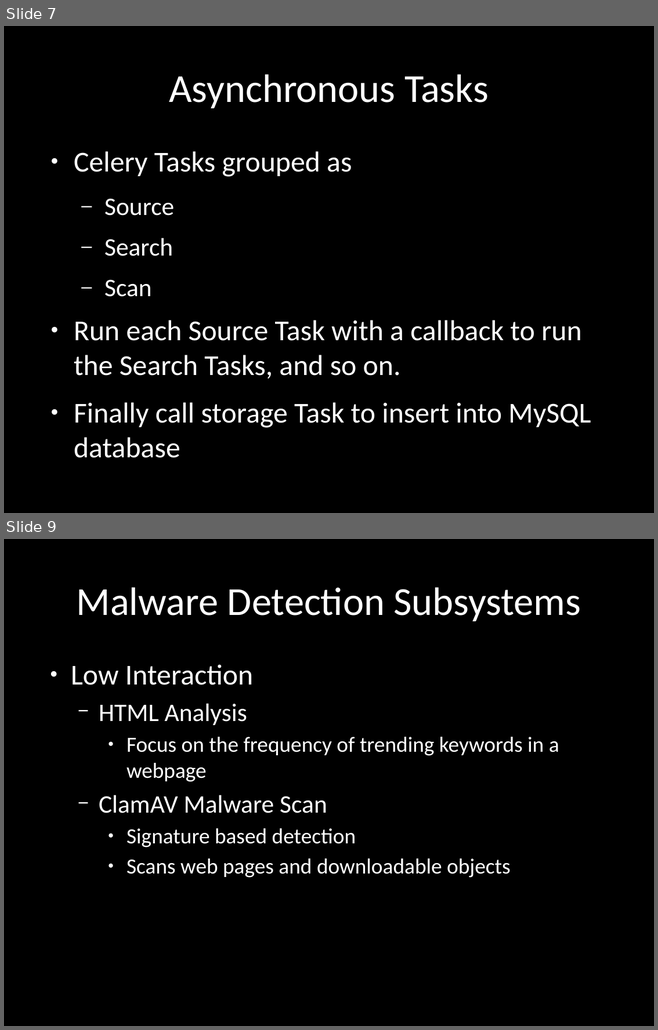
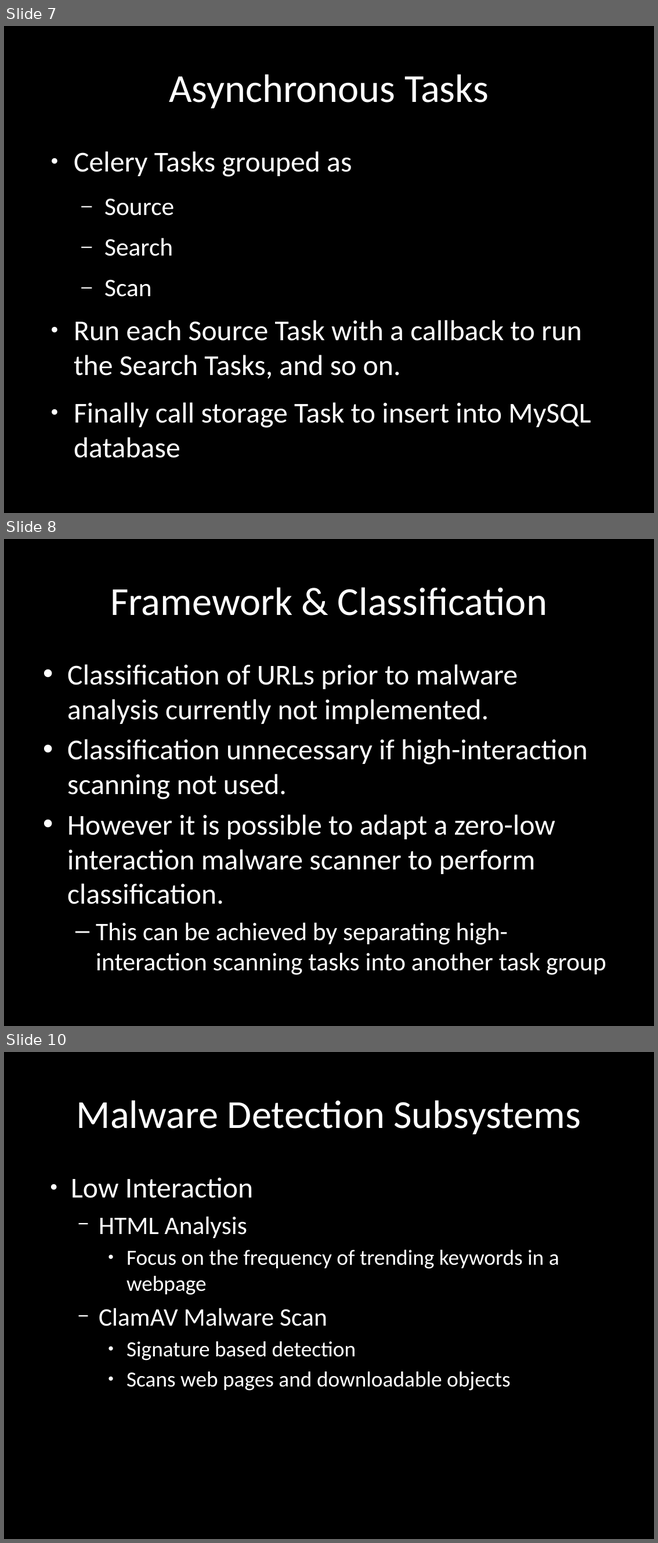
Before and after one commit to chrissorchard/malucrawl, a slide deck: doc/pres3/wk12-progress.pptx. Shown one above the other, each under a label of ours: slides 7 and 9 before the commit, slides 7, 8 and 10 after it; the slides between them are not shown. The pictures are 658x1030 and 658x1543 pixels, drawn with LibreOffice and Linux fonts; fonts in the diff are those of the drawing; background and template pictures are left out. Boxes give left, top, right and bottom in pixels: in the first picture for what was removed or moved away, otherwise in the second. Text is boxed around its words. In the diff, an @@ line names an element or a change of style, - is before the commit and + after.

```diff
--- a/doc/pres3/wk12-progress.pptx
+++ b/doc/pres3/wk12-progress.pptx
@@ slide 8 added at box(4, 539, 654, 1026), background picture (left out) @@
@@ title added at box(110, 587, 547, 616), 44 pt, text #FFFFFF @@
+Framework & Classification
@@ text added at box(67, 664, 606, 975), 32 pt, text #FFFFFF @@
+• Classification of URLs prior to malware analysis currently not implemented.
+• Classification unnecessary if high-interaction scanning not used.
+• However it is possible to adapt a zero-low interaction malware scanner to perform classification.
+  – This can be achieved by separating high-interaction scanning tasks into another task group
@@ what was slide 9 is now slide 10 @@
```
Also in this commit, not shown: 4 slides changed, 6 other slides added, 4 slides removed.
